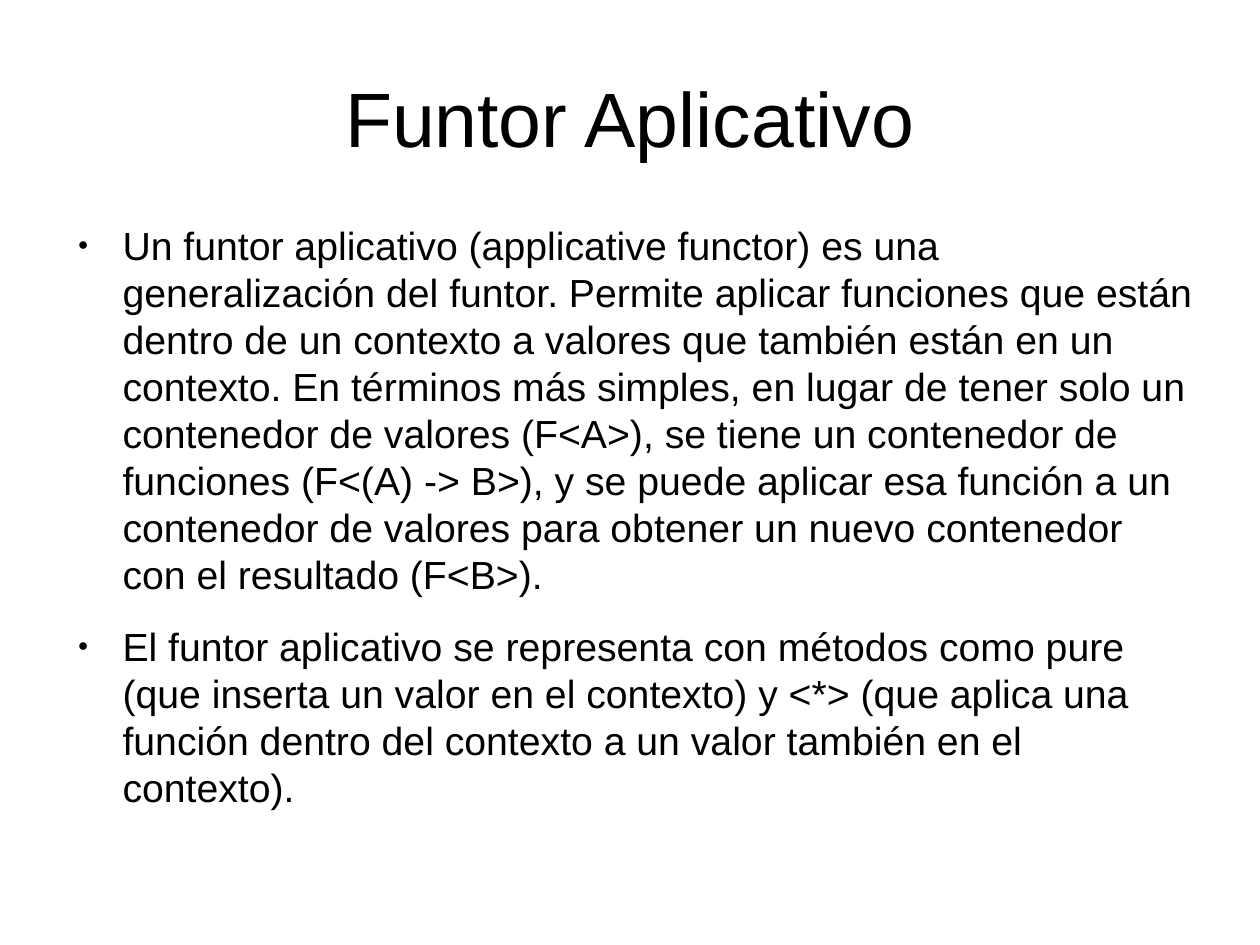
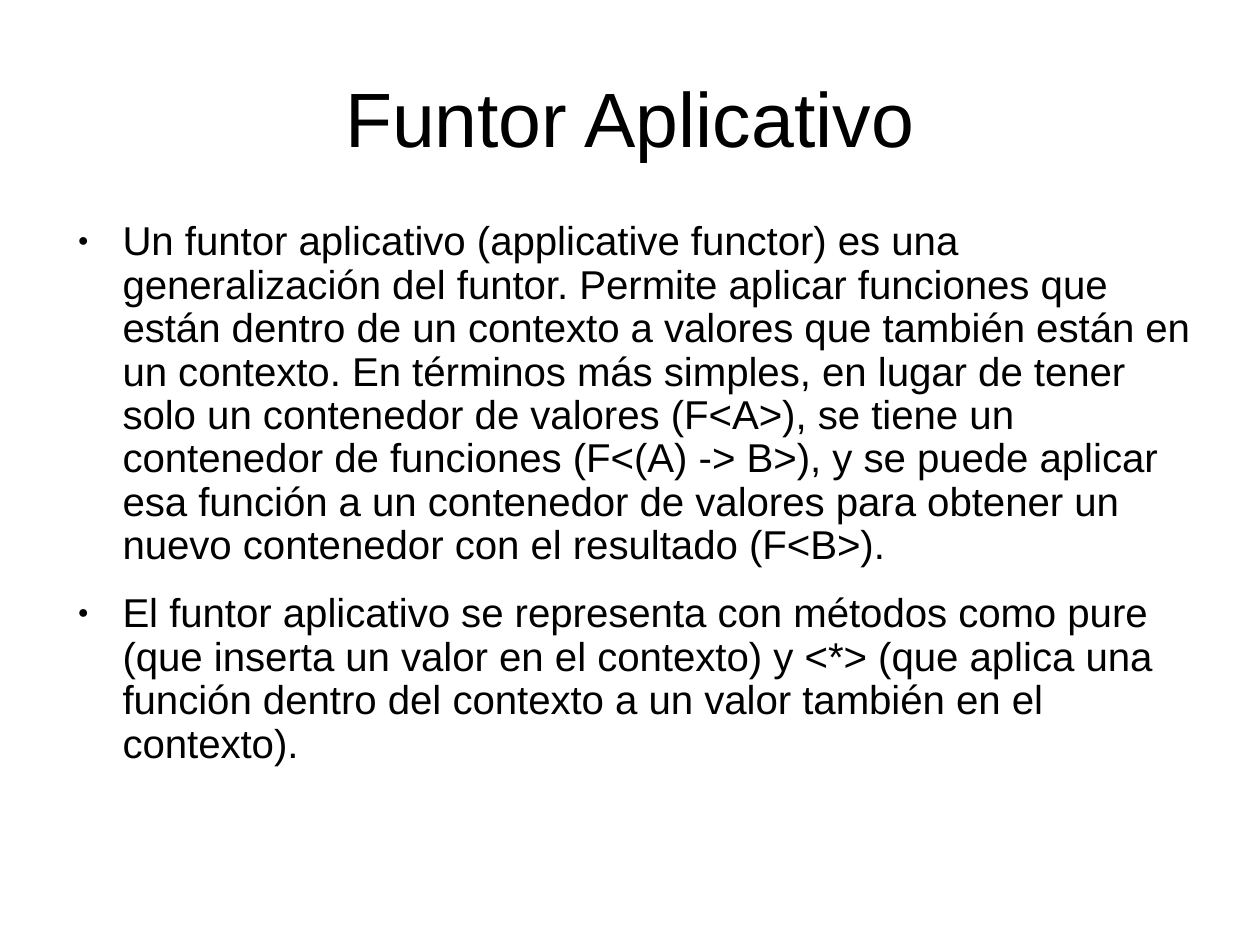
Before and after one commit to totis023/paradigmaUAP2025, a slide deck: slide 6 of funcional/clase5.pptx. Drawn at 1260x945 pixels with LibreOffice and Linux fonts; fonts in the diff are those of the drawing; background and template pictures are left out. Boxes give left, top, right and bottom in pixels: in the first picture for what was removed or moved away, otherwise in the second. Text is boxed around its words. In the diff, an @@ line names an element or a change of style, - is before the commit and + after.

```diff
--- a/funcional/clase5.pptx
+++ b/funcional/clase5.pptx
@@ text "Un funtor aplicativo (applicative functor) ..." at bbox=[123, 226, 1190, 766]: size 22.4 to 22.9 pt; line spacing 1 to 0.9 @@
```
Also in this commit, not shown: 3 other slides changed, 4 slides added, 7 slides removed, 1 other file.
